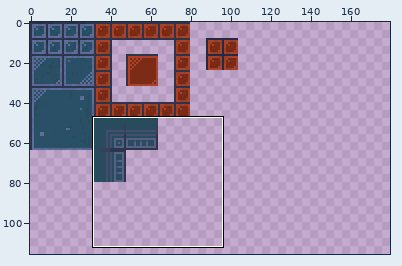
Pixel-art file, stored at examples/vacuum-outlaw/src/main/resources/tilesets/StationOne_floors.aseprite. Above: a wide view before the commit, with the close-up outlined.
Close-up. Earlier state:
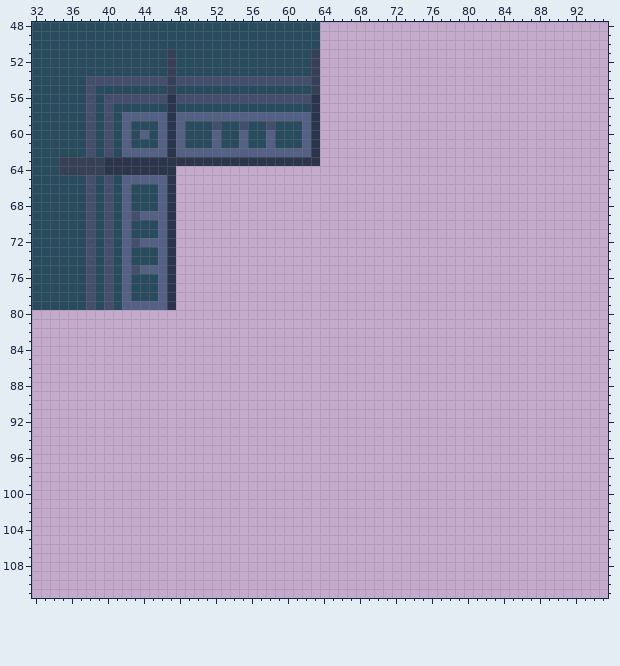
256x256 pixels, 1 frame. Colours within 5 levels of each other are drawn and written as one. Shown: x 32..95, y 48..111. The wide view leaves out empty margins. The commit also changed other parts of the picture, which this record leaves out.
Once edited:
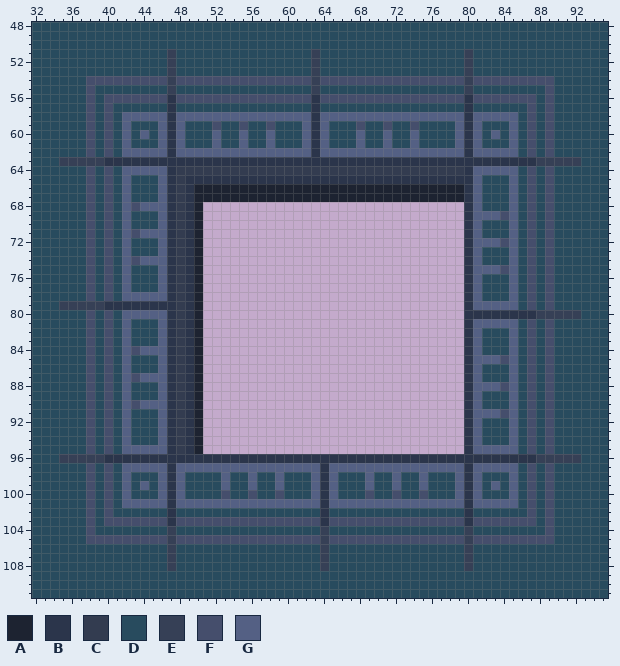
Palette (. is transparent): A #1d2331  B #2b354b  C #333c50  D #284b5e  E #364056  F #454e6c  G #546084
The edit:
Changed rows in their new state; - is an unchanged pixel.
first column x 32:
 48 --------------------------------DDDDDDDDDDDDDDDDDDDDDDDDDDDDDDDD
 49 --------------------------------DDDDDDDDDDDDDDDDDDDDDDDDDDDDDDDD
 50 --------------------------------DDDDDDDDDDDDDDDDDDDDDDDDDDDDDDDD
 51 --------------------------------DDDDDDDDDDDDDDDDEDDDDDDDDDDDDDDD
 52 --------------------------------DDDDDDDDDDDDDDDDEDDDDDDDDDDDDDDD
 53 --------------------------------DDDDDDDDDDDDDDDDEDDDDDDDDDDDDDDD
 54 --------------------------------FFFFFFFFFFFFFFFFEFFFFFFFFFDDDDDD
 55 --------------------------------DDDDDDDDDDDDDDDDEDDDDDDDDFDDDDDD
 56 --------------------------------FFFFFFFFFFFFFFFFBFFFFFFFDFDDDDDD
 57 --------------------------------DDDDDDDDDDDDDDDDBDDDDDDFDFDDDDDD
 58 --------------------------------GGGGGGGGGGGGGGGGBGGGGGDFDFDDDDDD
 59 --------------------------------GDDDFDDFDDFDDDDGBGDDDGDFDFDDDDDD
 60 --------------------------------GDDDGDDGDDGDDDDGBGDGDGDFDFDDDDDD
 61 --------------------------------GDDDGDDGDDGDDDDGBGDDDGDFDFDDDDDD
 62 --------------------------------GGGGGGGGGGGGGGGGBGGGGGDFDFDDDDDD
 63 --------------------------------BBBBBBBBBBBBBBBBBBBBBBBBEEEEEDDD
 64 ---DDDFDFDGGGGG-CCCCCCCCCCCCCCCCCCCCCCCCCCCCCCCCBGGGGGDFDFDDDDDD
 65 -----------DDD--CBBBBBBBBBBBBBBBBBBBBBBBBBBBBBBBBGDDDGDFDFDDDDDD
 66 ----------------CBAAAAAAAAAAAAAAAAAAAAAAAAAAAAAABGDDDGDFDFDDDDDD
 67 ----------------CBAAAAAAAAAAAAAAAAAAAAAAAAAAAAAABGDDDGDFDFDDDDDD
 68 -----------FGG--CBA-----------------------------BGDDDGDFDFDDDDDD
 69 -----------DDD--CBA-----------------------------BGGGFGDFDFDDDDDD
 70 ----------------CBA-----------------------------BGDDDGDFDFDDDDDD
 71 -----------FGG--CBA-----------------------------BGDDDGDFDFDDDDDD
 72 -----------DDD--CBA-----------------------------BGGGFGDFDFDDDDDD
 73 ----------------CBA-----------------------------BGDDDGDFDFDDDDDD
 74 -----------FGG--CBA-----------------------------BGDDDGDFDFDDDDDD
 75 -----------DDD--CBA-----------------------------BGGGFGDFDFDDDDDD
 76 ----------------CBA-----------------------------BGDDDGDFDFDDDDDD
 77 ----------------CBA-----------------------------BGDDDGDFDFDDDDDD
 78 -----------GGG--CBA-----------------------------BGDDDGDFDFDDDDDD
 79 ---EEEEEBBBBBBB-CBA-----------------------------BGGGGGDFDFDDDDDD
 80 DDDDDDFDFDGGGGGBCBA-----------------------------BBBBBBBBEEEEEDDD
 81 DDDDDDFDFDGDDDGBCBA-----------------------------BGGGGGDFDFDDDDDD
 82 DDDDDDFDFDGDDDGBCBA-----------------------------BGDDDGDFDFDDDDDD
 83 DDDDDDFDFDGDDDGBCBA-----------------------------BGDDDGDFDFDDDDDD
 84 DDDDDDFDFDGFGGGBCBA-----------------------------BGDDDGDFDFDDDDDD
 85 DDDDDDFDFDGDDDGBCBA-----------------------------BGGGFGDFDFDDDDDD
 86 DDDDDDFDFDGDDDGBCBA-----------------------------BGDDDGDFDFDDDDDD
 87 DDDDDDFDFDGFGGGBCBA-----------------------------BGDDDGDFDFDDDDDD
 88 DDDDDDFDFDGDDDGBCBA-----------------------------BGGGFGDFDFDDDDDD
 89 DDDDDDFDFDGDDDGBCBA-----------------------------BGDDDGDFDFDDDDDD
 90 DDDDDDFDFDGFGGGBCBA-----------------------------BGDDDGDFDFDDDDDD
 91 DDDDDDFDFDGDDDGBCBA-----------------------------BGGGFGDFDFDDDDDD
 92 DDDDDDFDFDGDDDGBCBA-----------------------------BGDDDGDFDFDDDDDD
 93 DDDDDDFDFDGDDDGBCBA-----------------------------BGDDDGDFDFDDDDDD
 94 DDDDDDFDFDGDDDGBCBA-----------------------------BGDDDGDFDFDDDDDD
 95 DDDDDDFDFDGGGGGBCBA-----------------------------BGGGGGDFDFDDDDDD
 96 DDDEEEEEBBBBBBBBBBBBBBBBBBBBBBBBBBBBBBBBBBBBBBBBBBBBBBBBEEEEEDDD
 97 DDDDDDFDFDGGGGGBGGGGGGGGGGGGGGGGBGGGGGGGGGGGGGGGBGGGGGDFDFDDDDDD
 98 DDDDDDFDFDGDDDGBGDDDDGDDGDDGDDDGBGDDDGDDGDDGDDDGBGDDDGDFDFDDDDDD
 99 DDDDDDFDFDGDGDGBGDDDDGDDGDDGDDDGBGDDDGDDGDDGDDDGBGDGDGDFDFDDDDDD
100 DDDDDDFDFDGDDDGBGDDDDFDDFDDFDDDGBGDDDFDDFDDFDDDGBGDDDGDFDFDDDDDD
101 DDDDDDFDFDGGGGGBGGGGGGGGGGGGGGGGBGGGGGGGGGGGGGGGBGGGGGDFDFDDDDDD
102 DDDDDDFDFDDDDDDBDDDDDDDDDDDDDDDDBDDDDDDDDDDDDDDDBDDDDDDFDFDDDDDD
103 DDDDDDFDFFFFFFFBFFFFFFFFFFFFFFFFBFFFFFFFFFFFFFFFBFFFFFFFDFDDDDDD
104 DDDDDDFDDDDDDDDEDDDDDDDDDDDDDDDDEDDDDDDDDDDDDDDDEDDDDDDDDFDDDDDD
105 DDDDDDFFFFFFFFFEFFFFFFFFFFFFFFFFEFFFFFFFFFFFFFFFEFFFFFFFFFDDDDDD
106 DDDDDDDDDDDDDDDEDDDDDDDDDDDDDDDDEDDDDDDDDDDDDDDDEDDDDDDDDDDDDDDD
107 DDDDDDDDDDDDDDDEDDDDDDDDDDDDDDDDEDDDDDDDDDDDDDDDEDDDDDDDDDDDDDDD
108 DDDDDDDDDDDDDDDEDDDDDDDDDDDDDDDDEDDDDDDDDDDDDDDDEDDDDDDDDDDDDDDD
109 DDDDDDDDDDDDDDDDDDDDDDDDDDDDDDDDDDDDDDDDDDDDDDDDDDDDDDDDDDDDDDDD
110 DDDDDDDDDDDDDDDDDDDDDDDDDDDDDDDDDDDDDDDDDDDDDDDDDDDDDDDDDDDDDDDD
111 DDDDDDDDDDDDDDDDDDDDDDDDDDDDDDDDDDDDDDDDDDDDDDDDDDDDDDDDDDDDDDDD
